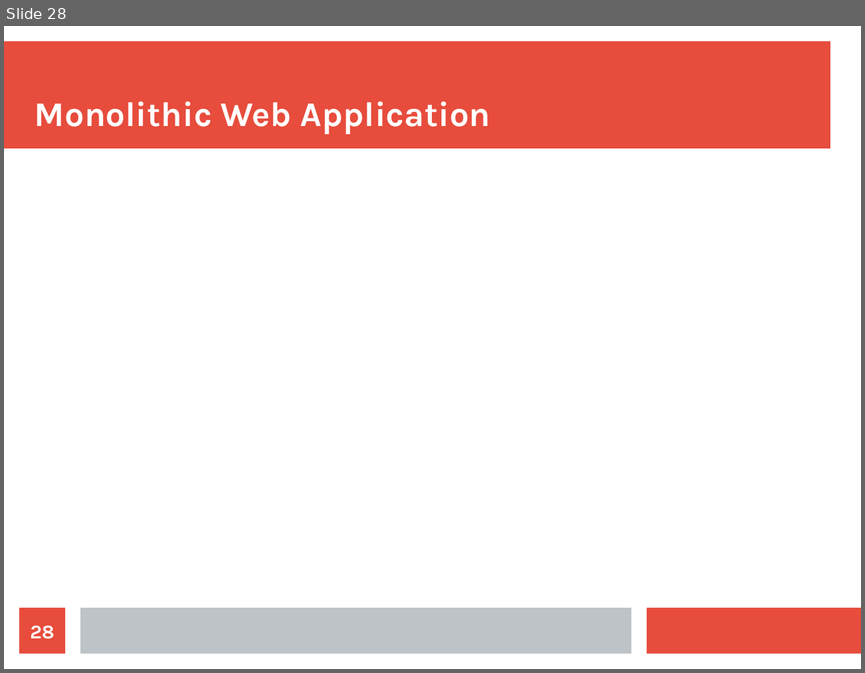
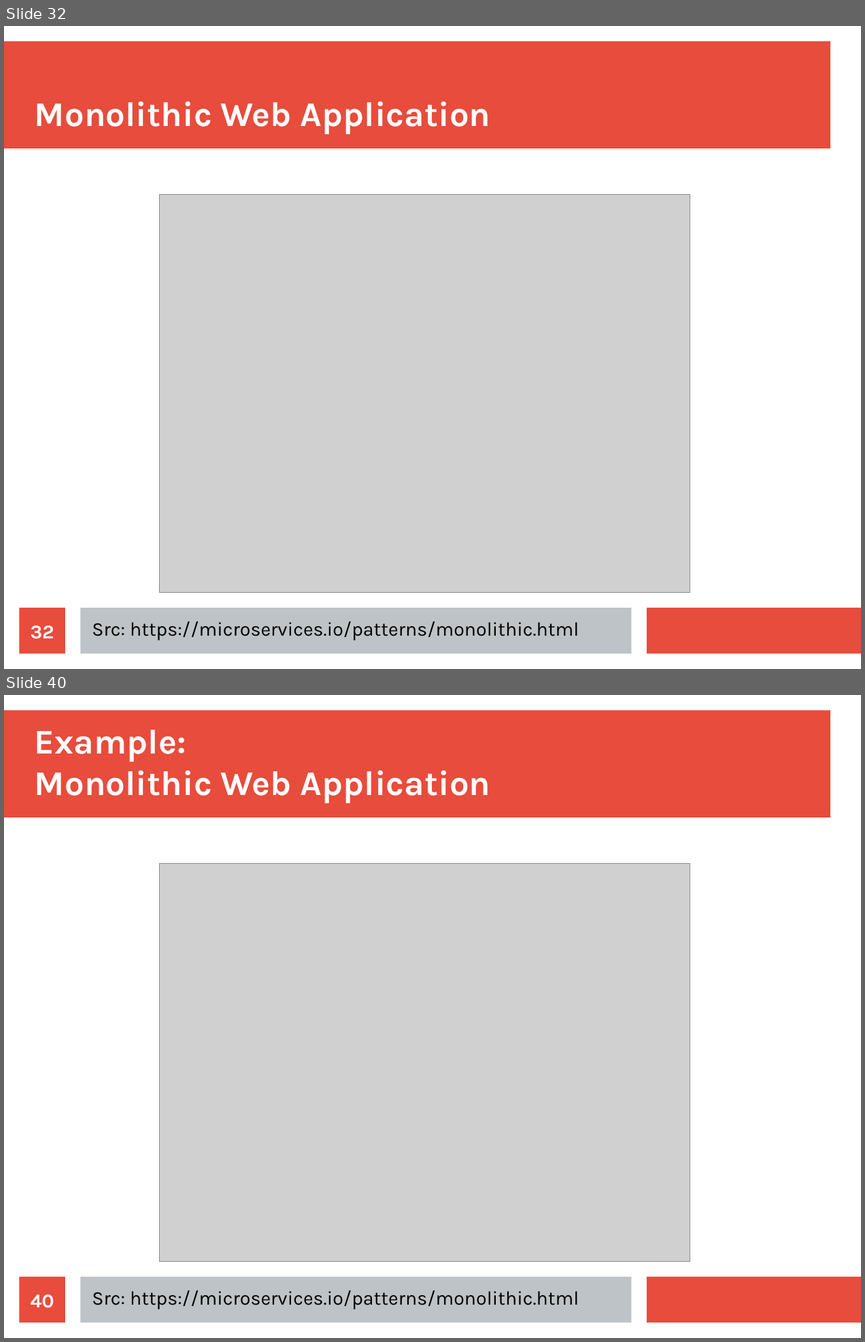
Before and after one commit to maxotta/pia-labs, a slide deck: lectures/architecture/architecture.odp. Shown one above the other, each under a label of ours: slide 28 before the commit, slides 32 and 40 after it; the slides between them are not shown. The pictures are 865x673 and 865x1342 pixels, drawn with LibreOffice and Linux fonts; fonts in the diff are those of the drawing; grey boxes stand for pictures. Boxes give left, top, right and bottom in pixels: in the first picture for what was removed or moved away, otherwise in the second. Text is boxed around its words. In the diff, an @@ line names an element or a change of style, - is before the commit and + after.

```diff
--- a/lectures/architecture/architecture.odp
+++ b/lectures/architecture/architecture.odp
@@ slide 40 added at <box>4,695,861,1338</box>, background #FFFFFF; not listed: 3 template elements that a slide beside it also shows @@
@@ title added at <box>35,730,491,803</box>, 32 pt, text #FFFFFF, bold @@
+Example:
+Monolithic Web Application
@@ picture added at <box>160,864,689,1262</box> @@
@@ page number added at <box>20,1276,65,1323</box>, fill #E74C3C, 18 pt, text #FFFFFF, bold @@
+40
@@ text added at <box>92,1290,579,1309</box>, 18 pt, text #000000 @@
+Src: https://microservices.io/patterns/monolithic.html
@@ what was slide 28 is now slide 32 @@
@@ slide 32 changed as well @@
@@ picture added at <box>160,195,689,593</box> @@
@@ page number at <box>31,625,54,639</box>: text changed @@
-28
+32
@@ text added at <box>92,621,579,640</box>, 18 pt, text #000000 @@
+Src: https://microservices.io/patterns/monolithic.html
```
Also in this commit, not shown: 3 other slides changed, 50 other slides added, 10 slides removed, 6 other files.
